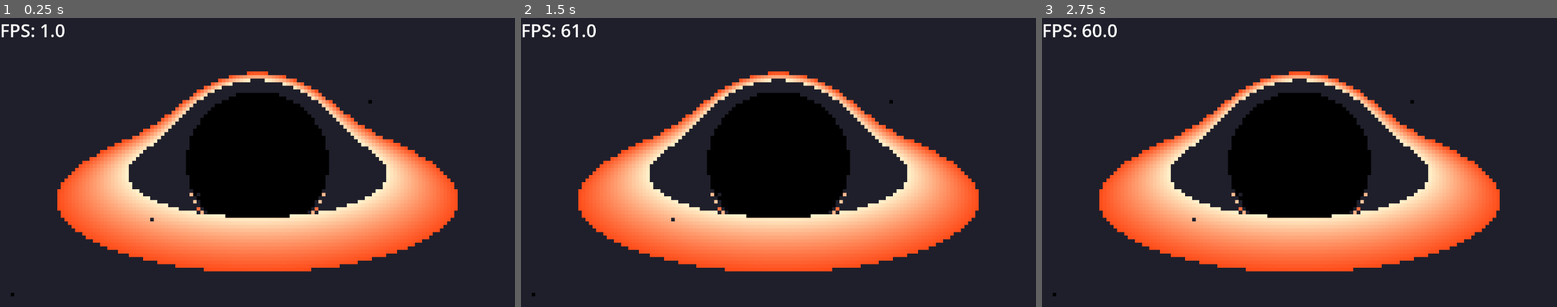
Above: before the commit, frames 1-3 (left to right).
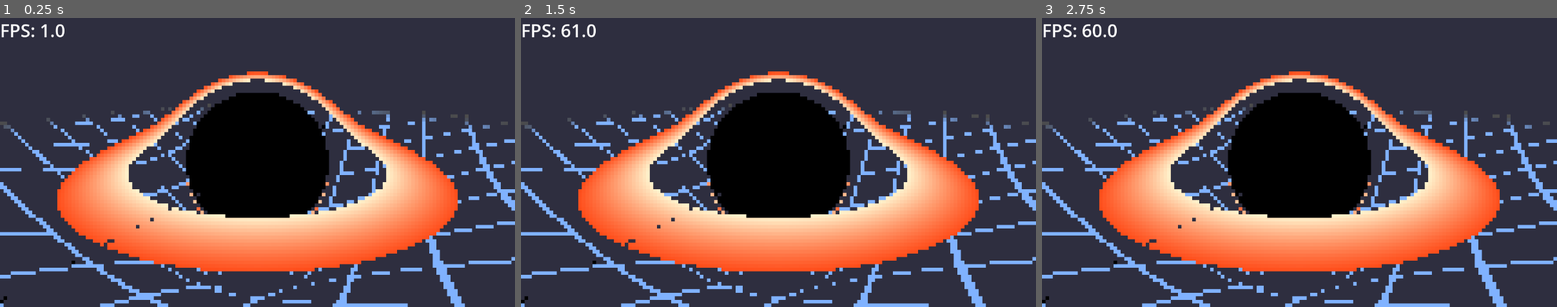
Above: after the commit, the same moments.

Repository: PixelSaver/black-pixhole
Game: Godot game, scene res://scriptsnscenes/main/main.tscn
The game is run twice, just before and just after one commit, with the same random seed, the same clock (stepped at 60 frames per second) and the same inputs.
Inputs (mouse positions are in pixels of both pictures, inside the frame that each line leads up to):
- Up to frame 1 (0.25 s): no input
- Up to frame 2 (1.5 s): tap Enter at 0.5 s; move the mouse to (891, 148) at 0.52 s; click (891, 148) at 0.67 s; move the mouse to (675, 176) at 1.27 s; click (675, 176) at 1.42 s
- Up to frame 3 (2.75 s): tap Space at 2 s; move the mouse to (1351, 98) at 2.02 s; click (1351, 98) at 2.17 s

The runs differ from the first frame. In frame 1, 6.6% of the frame differs, in the area x 0-100%, y 28-100%; in frame 2, 6.6%; in frame 3, 6.6%.

Commit message:
Fixed grid, now not blurry and isn't lensed by gravity but shows up behind the black hole and disk and also isn't transparent (can't see itself twice

Diff:
--- a/scriptsnscenes/hole_3d_attempt2/3drk_4_att_2.gdshader
+++ b/scriptsnscenes/hole_3d_attempt2/3drk_4_att_2.gdshader
@@ -24,6 +24,16 @@
 uniform vec3 star_color : source_color = vec3(1.);
 uniform float star_brightness = 1.;
 uniform float star_density = 0.005;
+uniform float star_size_scale = 0.012;
+
+// ---------- Grid Params --------
+uniform bool show_grid = true;
+uniform vec3 grid_color : source_color = vec3(0.5, 0.7, 1.0);
+uniform float grid_spacing = 1e10; // Spacing between grid lines (matches C++)
+uniform float grid_line_thickness = 2e9; // Width of grid lines
+uniform float grid_alpha = 0.8;
+uniform float grid_range = 1.5e11; // How far grid extends
+uniform float grid_warp_offset = 3e10; // Offset from C++ code
 
 uniform vec2 viewport_size = vec2(800.0, 600.0);
 
@@ -205,19 +215,248 @@
 }
 
 // Get star brightness based on direction
+// Procedural star brightness (returns 0 if no star here)
 float getStarBrightness(vec3 dir) {
-    // Convert spherical coordinates to a 2D hash domain
-    float phi = atan(dir.y, dir.x);
-    float theta = acos(clamp(dir.z, -1.0, 1.0));
-
-    vec2 hashCoord = vec2(phi, theta) * 100.0; // scale up for density
+    // Spherical coords from direction
+    float phi = atan(dir.y, dir.x);               // -PI..PI
+    float theta = acos(clamp(dir.z, -1.0, 1.0));  // 0..PI
+
+    // Scale to a hash grid on the sphere
+    vec2 hashCoord = vec2(phi, theta) * 50.0; // tweak density via multiplier
     float h = hash21(hashCoord);
-	if (h > 1.-star_density) { // increase chance for stars
-	    return (h - (1.-star_density)) / star_density;
-	}
+
+    // Decide whether this hash cell contains a star
+    if (h > 1.0 - star_density) {
+        // local fractional position within hash cell; makes spot look centered
+        vec2 fracPos = fract(hashCoord);
+        vec2 center = vec2(0.5);
+        float dist = length(fracPos - center);
+
+        // map h -> local size/brightness
+        float t = (h - (1.0 - star_density)) / max(star_density, EPS); // 0..1
+        float angular_size = mix(0.003, 0.02, t) * star_size_scale; // angular radius (rough)
+
+        // star profile: gaussian falloff by cell-local distance
+        // normalize dist (0..~0.707). scale to relative radius
+        float profile = exp(-pow(dist / (angular_size + 1e-6), 2.0) * 8.0);
+
+        // small additional smoothness by sampling nearby fractional offsets (soft halo)
+        float halo = exp(-pow(dist / (angular_size * 3.0 + 1e-6), 2.0) * 4.0) * 0.6;
+
+        return clamp(profile * 1.0 + halo * 0.5, 0.0, 1.0);
+    }
+    return 0.0;
+}
+// Calculate warped Y coordinate for the grid surface (matching C++ exactly)
+// This replicates the C++ generateGrid() function
+float calculateWarpedGridY(float worldX, float worldZ) {
+    float y = 0.0;
+
+    // For each massive object (in our case, just the black hole at origin)
+    // Compute distance in XZ plane from the object
+    float dx = worldX - black_hole_position.x;
+    float dz = worldZ - black_hole_position.z;
+    float dist = sqrt(dx * dx + dz * dz);
+
+    // Apply Schwarzschild warping exactly as in C++
+    if (dist > schwarzschild_radius) {
+        float deltaY = 2.0 * sqrt(schwarzschild_radius * (dist - schwarzschild_radius));
+        y += deltaY - grid_warp_offset;
+    } else {
+        // Deep pit at/inside event horizon
+        y += 2.0 * sqrt(schwarzschild_radius * schwarzschild_radius) - grid_warp_offset;
+    }
+
+    return y;
+}
+
+// Returns fade factor (1.0 = fully visible, 0.0 = invisible) near grid_range
+float getGridEdgeFade(vec2 xz) {
+    float dist = length(xz);
+    // 0.8–1.0 range controls where the fade starts and ends
+    return 1.0 - smoothstep(grid_range * .9, grid_range, dist);
+}
+// Check if point is near a grid line (in XZ plane)
+// This matches how the C++ code generates grid lines in a regular pattern
+bool isOnGridLine(float worldX, float worldZ, out float lineStrength) {
+    // Calculate distance to nearest grid lines
+    float xMod = mod(worldX + grid_range, grid_spacing);
+    float zMod = mod(worldZ + grid_range, grid_spacing);
+
+    float distToLineX = min(xMod, grid_spacing - xMod);
+    float distToLineZ = min(zMod, grid_spacing - zMod);
+
+    float minDist = min(distToLineX, distToLineZ);
+
+    // Sharp falloff with minimal smoothing for crisp lines
+    if (minDist < grid_line_thickness) {
+        // Very narrow smoothing range for crisp edges
+        // lineStrength = 1.0 - smoothstep(grid_line_thickness * 0.99, grid_line_thickness, minDist);
+
+        lineStrength = step(minDist, grid_line_thickness * 0.99);
+        return true;
+    }
+
+    return false;
+}
+// Check if ray intersects the warped grid surface
+// This raytraces against the implicit surface defined by calculateWarpedGridY()
+bool checkGridIntersection(vec3 oldPos, vec3 newPos, out float gridStrength) {
+    if (!show_grid) return false;
+
+    // Check if within grid range (XZ distance)
+    float oldDist2D = length(vec2(oldPos.x, oldPos.z));
+    float newDist2D = length(vec2(newPos.x, newPos.z));
+
+    if (oldDist2D > grid_range && newDist2D > grid_range) return false;
+
+    // Sample densely along the ray segment to find intersection with warped surface
+    const int numSamples = 32; // Increased samples for better detection
+    float bestStrength = 0.0;
+
+    for (int i = 0; i <= numSamples; i++) {
+        float t = float(i) / float(numSamples);
+        vec3 samplePos = mix(oldPos, newPos, t);
+
+        // Skip if outside grid range
+        float dist2D = length(vec2(samplePos.x, samplePos.z));
+        if (dist2D > grid_range) continue;
+
+        // Calculate where the warped grid surface should be at this XZ position
+        // This is the key: the grid is a 2D mesh in XZ, warped in Y direction
+        float expectedY = calculateWarpedGridY(samplePos.x, samplePos.z);
+
+        const float GRID_SURFACE_THICKNESS = 0.001;
+        float distToSurface = abs(samplePos.y - expectedY);
+        if (distToSurface < GRID_SURFACE_THICKNESS) {
+            float lineStr;
+            if (isOnGridLine(samplePos.x, samplePos.z, lineStr)) {
+                gridStrength = grid_alpha * lineStr;
+                return true;
+                // float surfaceFade = 1.0 - smoothstep(0.0, GRID_SURFACE_THICKNESS, distToSurface);
+                // float strength = grid_alpha * lineStr * pow(surfaceFade, 4.0);
+
+                // if (strength > bestStrength) {
+                //     bestStrength = strength;
+                // }
+            }
+        }
+    }
+
+    if (bestStrength > 0.01) {
+        gridStrength = bestStrength;
+        return true;
+    }
+
+    return false;
+}
+// Finds the first exact intersection along the straight ray (origin + t * dir)
+// Returns true if found. Outputs gridStrength (0..1) and hitPos (world-space point).
+bool checkGridIntersectionStraightRay(vec3 origin, vec3 dir, out float gridStrength, out vec3 hitPos) {
+    gridStrength = 0.0;
+    hitPos = vec3(0.0);
+
+    if (!show_grid) return false;
+
+    // search t in [0, tFar]
+    float tNear = 0.0;
+    float tFar = grid_range * 2.; // search slightly beyond grid_range to be safe
+
+    const int coarseSamples = 128;
+    float tPrev = tNear;
+    vec3 pPrev = origin + dir * tPrev;
+    // skip if outside XZ region initially
+    float yPrev = pPrev.y - calculateWarpedGridY(pPrev.x, pPrev.z);
+
+    for (int i = 1; i <= coarseSamples; ++i) {
+        float tf = float(i) / float(coarseSamples);
+        float t = mix(tNear, tFar, tf);
+        vec3 p = origin + dir * t;
+
+        // If this sample is outside XZ bounds, update and continue
+        float distXZ = length(vec2(p.x, p.z));
+        if (distXZ > grid_range || distXZ < schwarzschild_radius * 1.001) {
+            tPrev = t;
+            pPrev = p;
+            yPrev = p.y - calculateWarpedGridY(p.x, p.z);
+            continue;
+        }
+
+        float yNow = p.y - calculateWarpedGridY(p.x, p.z);
+
+        // look for a sign change (ray crossing the implicit surface) or very close approach
+        if (yPrev * yNow <= 0.0 || abs(yNow) < 1e-4) {
+            // bracket [tPrev, t] contains the crossing — refine with bisection
+            float ta = tPrev;
+            float tb = t;
+            for (int it = 0; it < 10; ++it) { // 10 iterations -> good precision
+                float tm = 0.5 * (ta + tb);
+                vec3 pm = origin + dir * tm;
+                // keep pm within valid XZ region
+                float pmDist = length(vec2(pm.x, pm.z));
+                if (pmDist > grid_range || pmDist < schwarzschild_radius * 1.001) {
+                    // if mid went outside, move interval away
+                    ta = tm;
+                    continue;
+                }
+                float fm = pm.y - calculateWarpedGridY(pm.x, pm.z);
+                if (abs(fm) < 1e-6) {
+                    ta = tm;
+                    tb = tm;
+                    break;
+                }
+                float fa = (origin + dir * ta).y - calculateWarpedGridY((origin + dir * ta).x, (origin + dir * ta).z);
+                // choose half with sign change or smaller absolute
+                if (fa * fm <= 0.0) {
+                    tb = tm;
+                } else {
+                    ta = tm;
+                }
+            }
+
+            float tHit = 0.5 * (ta + tb);
+            vec3 pHit = origin + dir * tHit;
+
+            // Final sanity check: must be inside XZ range
+            float finalDistXZ = length(vec2(pHit.x, pHit.z));
+            if (finalDistXZ > grid_range || finalDistXZ < schwarzschild_radius * 1.001) {
+                // Hit lies outside allowed region -> ignore
+                return false;
+            }
+
+            // Check whether this hit lies on a grid line
+            float lineStr;
+            if (!isOnGridLine(pHit.x, pHit.z, lineStr)) {
+                return false;
+            }
+
+            // compute edge fade from exact hit point
+            float edgeFade = getGridEdgeFade(pHit.xz);
+
+            // final strength: line strength * global alpha * edge fade
+            float strength = grid_alpha * lineStr * edgeFade;
+
+            if (strength > 0.001) {
+                gridStrength = strength;
+                hitPos = pHit;
+                return true; // first hit only
+            } else {
+                return false;
+            }
+        }
+
+        // continue walking samples
+        tPrev = t;
+        pPrev = p;
+        yPrev = yNow;
+    }
+
+    return false;
 }
 
 void fragment() {
+    float alpha = 1.0;
+
     // Camera basis
     vec3 forward = normalize(camera_target - camera_position);
     vec3 world_up = vec3(0.0, 1.0, 0.0);
@@ -248,7 +487,18 @@
 
     bool hitBlackHole = false;
     bool hitDisk = false;
+    bool hitGrid = false;
+    float maxGridStrength = 0.0;
     bool escaped = false;
+
+    // Straight (unbent) ray grid test
+    float straightGridStrength = 0.0;
+    bool straightHitGrid = false;
+    vec3 straightHitPos = vec3(0.0);
+
+    if (show_grid) {
+        straightHitGrid = checkGridIntersectionStraightRay(camera_position, ray_dir, straightGridStrength, straightHitPos);
+    }
 
     // Main integration loop
     for (int i = 0; i < max_steps; i++) {
@@ -272,20 +522,45 @@
         if (ray.r > escape_radius) { escaped = true; break; }
     }
 
+    // Derive final (bent) sky direction from ray's final position
+    vec3 finalDir = normalize(vec3(ray.x, ray.y, ray.z) - black_hole_position);
+
+
+
     // Apply colors in priority order
     if (hitDisk) {
         // Disk is opaque
     } else if (hitBlackHole) {
         color_out = black_hole_color;
+    // } else if (hitGrid && maxGridStrength > 0.0) {
     } else {
-        // Use final ray direction after bending
-		vec3 finalDir = normalize(vec3(ray.x, ray.y, ray.z) - black_hole_position);
-		float starVal = getStarBrightness(finalDir) * star_brightness;
-		if (starVal > 0.985) {
-	        color_out = mix(color_out, star_color, starVal);
-		}
-    }
-
-
-    COLOR = vec4(color_out, 1.0);
-}
+        // background + stars + grid
+
+        // Grid intersection using straight (non-bent) ray
+        if (straightHitGrid) {
+                // We already applied edge fade inside the check function (via getGridEdgeFade(hitPos.xz))
+                float finalGridStrength = straightGridStrength;
+                // Mix background and grid using the final strength
+                color_out = mix(background_color, grid_color, finalGridStrength);
+                alpha = finalGridStrength;
+            } else {
+                color_out = background_color;
+            }
+
+        // color_out = background_color;
+
+        // Stars (procedural)
+        float starVal = getStarBrightness(finalDir) * star_brightness;
+        if (starVal > 1.-star_density) {
+            // additive contribution so very bright stars "bleed" a bit
+            color_out = mix(color_out, star_color, starVal);
+            // color_out += star_color * starVal;
+        }
+
+        // small tonemapping / clamp
+        // color_out = clamp(color_out, vec3(0.0), vec3(1.0));
+    }
+
+
+    COLOR = vec4(color_out, alpha);
+}
--- a/scriptsnscenes/hole_3d_attempt2/3drk_4_att_2.tscn
+++ b/scriptsnscenes/hole_3d_attempt2/3drk_4_att_2.tscn
@@ -22,6 +22,14 @@
 shader_parameter/star_color = Color(1, 1, 1, 1)
 shader_parameter/star_brightness = 1.0
 shader_parameter/star_density = 0.005
+shader_parameter/star_size_scale = 0.012
+shader_parameter/show_grid = true
+shader_parameter/grid_color = Color(0.5, 0.7, 1, 1)
+shader_parameter/grid_spacing = 10000000000.0
+shader_parameter/grid_line_thickness = 2000000000.0
+shader_parameter/grid_alpha = 0.8
+shader_parameter/grid_range = 150000000000.0
+shader_parameter/grid_warp_offset = 30000001000.0
 shader_parameter/viewport_size = Vector2(144, 81)
 
 [sub_resource type="ShaderMaterial" id="ShaderMaterial_ibl3l"]
@@ -29,20 +37,28 @@
 shader_parameter/black_hole_position = Vector3(0, 0, 0)
 shader_parameter/schwarzschild_radius = 10.0
 shader_parameter/black_hole_color = Color(0, 0, 0, 1)
-shader_parameter/background_color = Color(0.12303399, 0.12301215, 0.1687541, 1)
-shader_parameter/max_steps = 3000
-shader_parameter/step_size = 1.5
+shader_parameter/background_color = Color(0.18261147, 0.18258706, 0.24762893, 1)
+shader_parameter/max_steps = 7830
+shader_parameter/step_size = 3.085
 shader_parameter/escape_radius = 10000.0
 shader_parameter/camera_position = Vector3(-24.44, 46.51, 99.385)
 shader_parameter/camera_target = Vector3(0, 0, 0)
 shader_parameter/camera_fov = 60.0
 shader_parameter/disc_inner_radius = 26.12
-shader_parameter/disc_outer_radius = 36.76
+shader_parameter/disc_outer_radius = 36.81
 shader_parameter/disc_color = Color(1, 0.5, 0.2, 1)
 shader_parameter/disc_thickness = 1000.0
 shader_parameter/star_color = Color(1, 1, 0.7294118, 1)
 shader_parameter/star_brightness = 1.0
-shader_parameter/star_density = 0.01
+shader_parameter/star_density = 0.07
+shader_parameter/star_size_scale = 0.012
+shader_parameter/show_grid = true
+shader_parameter/grid_color = Color(0.5, 0.7, 1, 1)
+shader_parameter/grid_spacing = 10.635
+shader_parameter/grid_line_thickness = 0.435
+shader_parameter/grid_alpha = 1.0
+shader_parameter/grid_range = 67.37
+shader_parameter/grid_warp_offset = 39.04
 shader_parameter/viewport_size = Vector2(144, 81)
 
 [node name="3DRK4_Att2" type="Control" node_paths=PackedStringArray("pause")]
